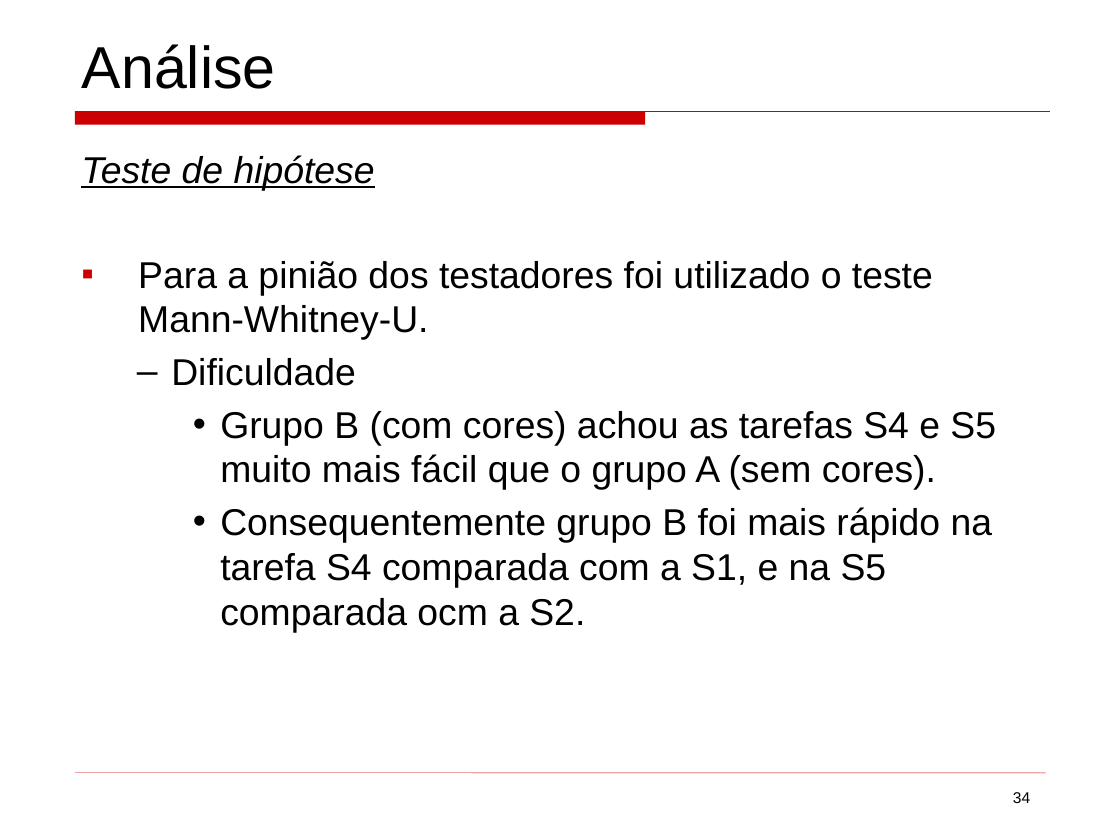
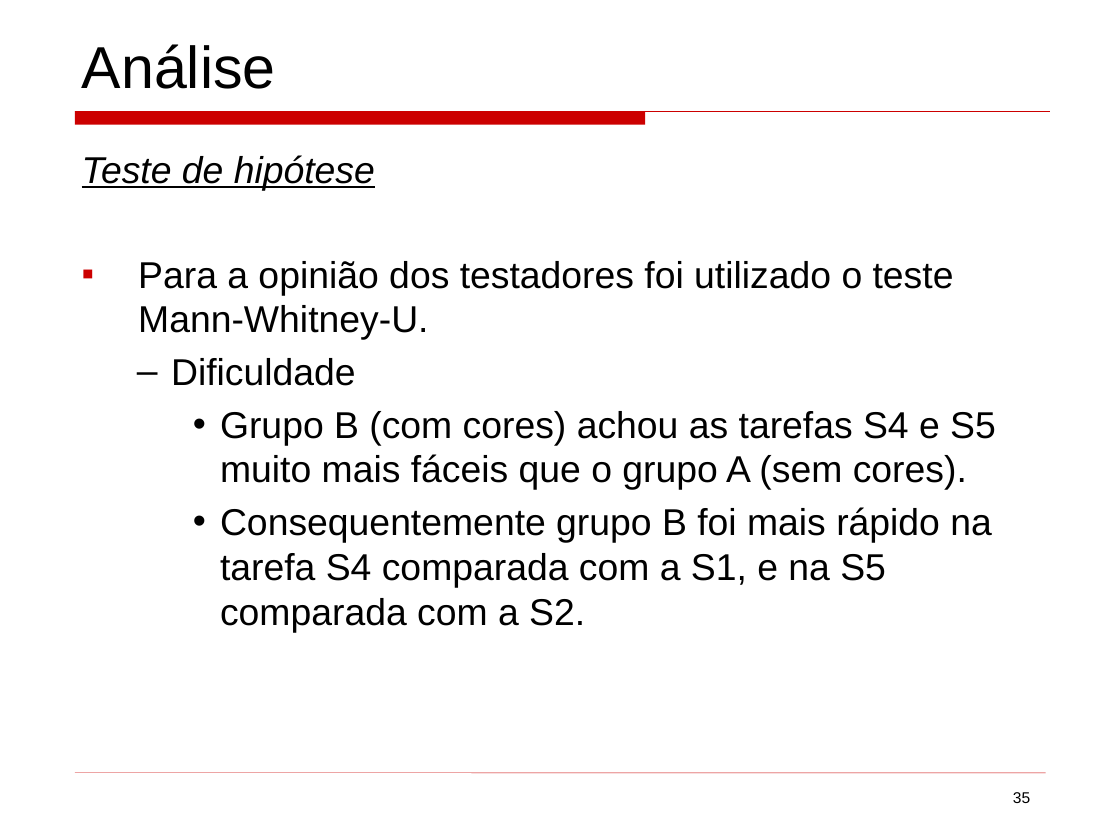
Before and after one commit to mateus51/TPs, a slide deck: slide 35 of ArqSoft/Seminários/background_colors_program_comprehension.ppt (slide 34 before the commit). Drawn at 1120x840 pixels with LibreOffice and Linux fonts; fonts in the diff are those of the drawing. Boxes give left, top, right and bottom in pixels: in the first picture for what was removed or moved away, otherwise in the second. Text is boxed around its words. In the diff, an @@ line names an element or a change of style, - is before the commit and + after.

```diff
--- a/ArqSoft/Seminários/background_colors_program_comprehension.ppt
+++ b/ArqSoft/Seminários/background_colors_program_comprehension.ppt
@@ text at bbox=[138, 261, 954, 340]: text changed @@
-▪ Para a pinião dos testadores foi utilizado o teste Mann-Whitney-U.
+▪ Para a opinião dos testadores foi utilizado o teste Mann-Whitney-U.
@@ text at bbox=[220, 411, 996, 632]: text changed @@
-    • Grupo B (com cores) achou as tarefas S4 e S5 muito mais fácil que o grupo A (sem cores).
-    • Consequentemente grupo B foi mais rápido na tarefa S4 comparada com a S1, e na S5 comparada ocm a S2.
+    • Grupo B (com cores) achou as tarefas S4 e S5 muito mais fáceis que o grupo A (sem cores).
+    • Consequentemente grupo B foi mais rápido na tarefa S4 comparada com a S1, e na S5 comparada com a S2.
@@ page number at bbox=[1013, 792, 1030, 803]: text changed @@
-34
+35
```
Also in this commit, not shown: 19 other slides changed, 2 slides added, 1 slide removed, 3 other files.
